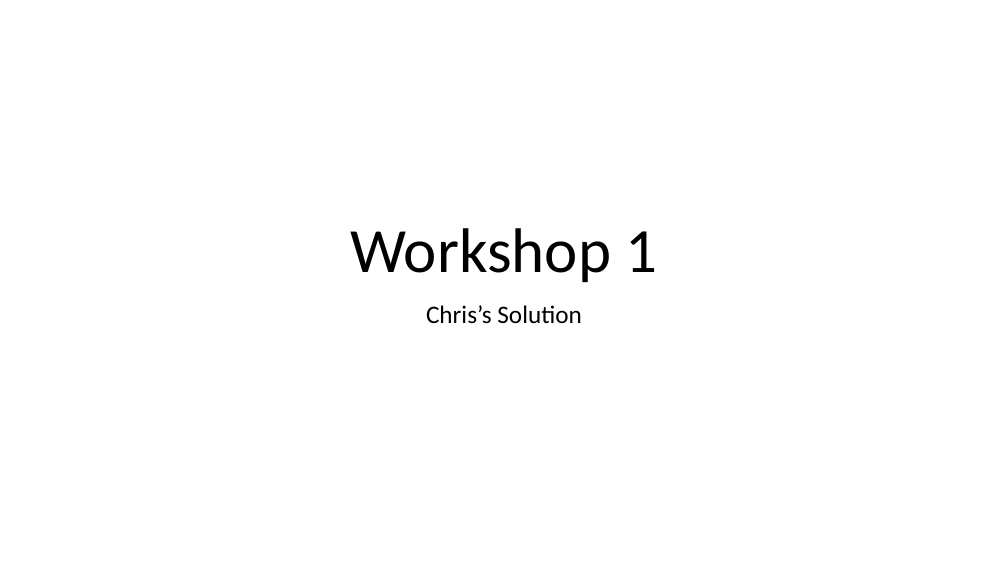
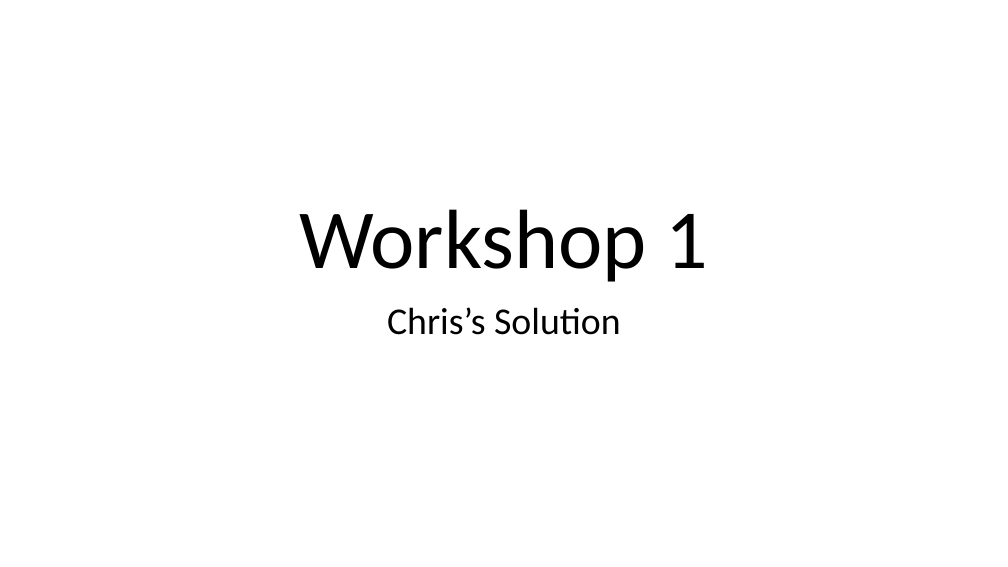
Before and after one commit to chrisarmstrong151/workshop_extension, a slide deck: slide 1 of workshop_1/design_challenge/Workshop 1 - Chris's Solution.pptx. Drawn at 1008x567 pixels with LibreOffice and Linux fonts; fonts in the diff are those of the drawing. Boxes give left, top, right and bottom in pixels: in the first picture for what was removed or moved away, otherwise in the second. Text is boxed around its words. In the diff, an @@ line names an element or a change of style, - is before the commit and + after.

```diff
--- a/workshop_1/design_challenge/Workshop 1 - Chris's Solution.pptx
+++ b/workshop_1/design_challenge/Workshop 1 - Chris's Solution.pptx
@@ title "Workshop 1" at (x1=299, y1=209, x2=709, y2=282): size 60 to 80 pt @@
@@ subtitle "Chris’s Solution" at (x1=387, y1=307, x2=621, y2=335): size 24 to 36 pt @@
```
Also in this commit, not shown: 3 slides added.
